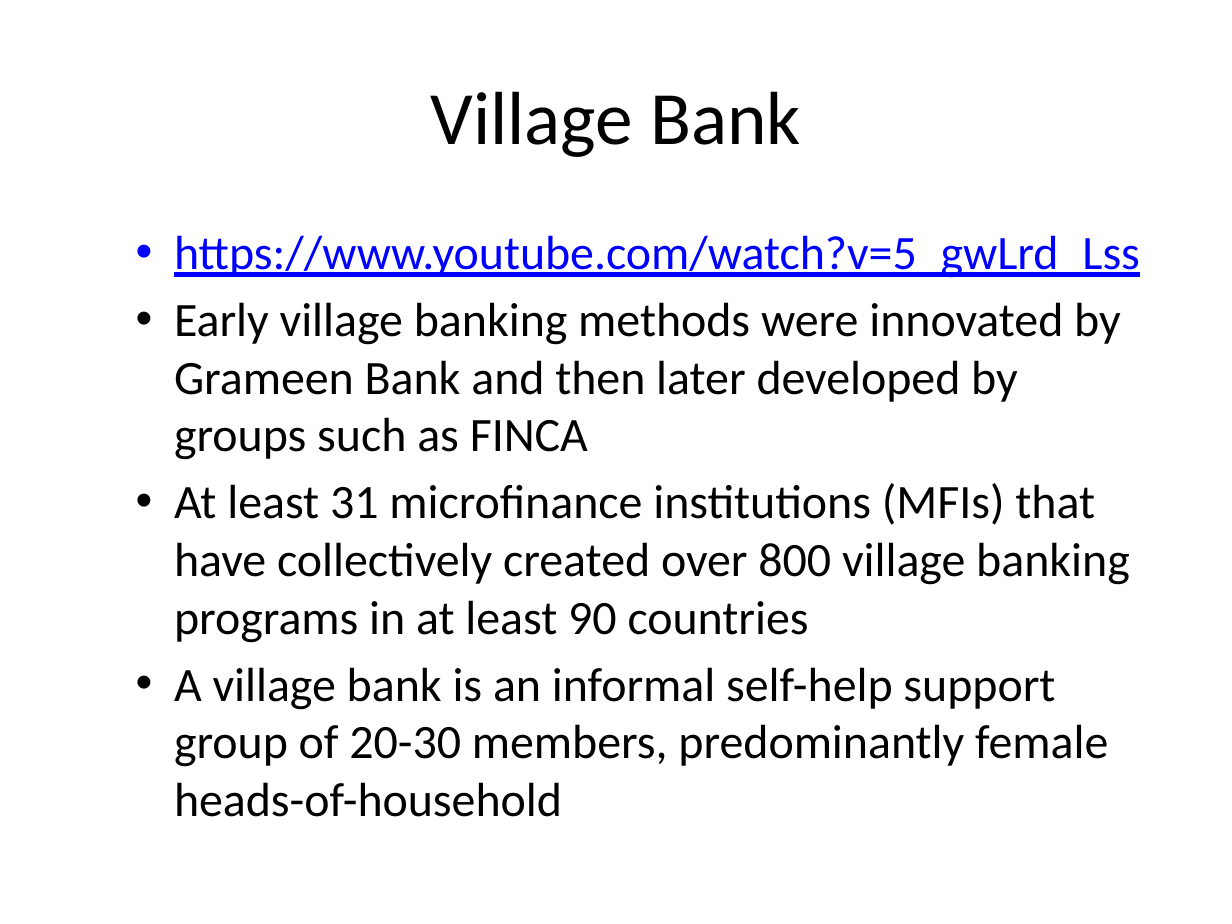
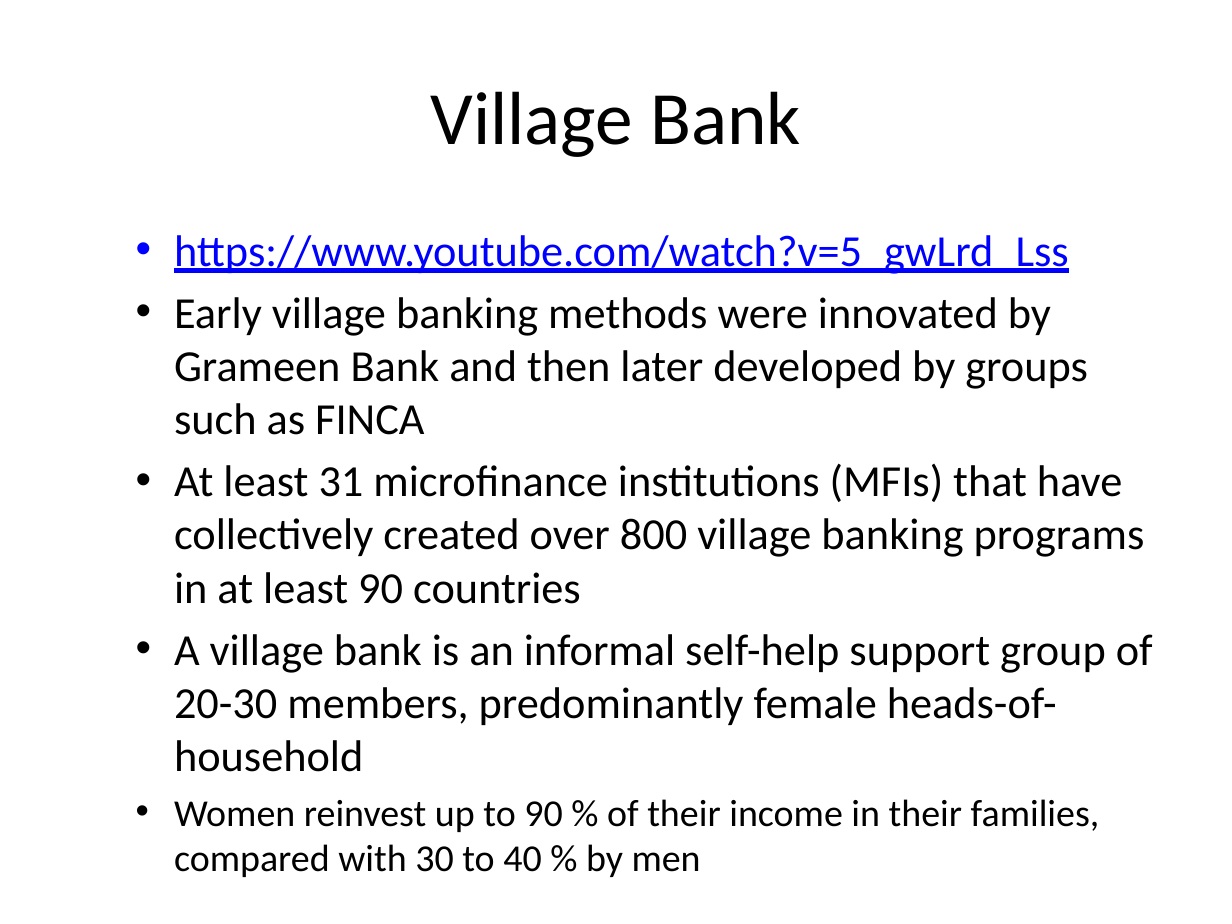
Before and after one commit to huang-pan/village-bank, a slide deck: slide 2 of Village Bank.pptx. Drawn at 1232x924 pixels with LibreOffice and Linux fonts; fonts in the diff are those of the drawing. Boxes give left, top, right and bottom in pixels: in the first picture for what was removed or moved away, otherwise in the second. Text is boxed around its words. In the diff, an @@ line names an element or a change of style, - is before the commit and + after.

```diff
--- a/Village Bank.pptx
+++ b/Village Bank.pptx
@@ text at bbox=[174, 235, 1153, 772]: size 28 to 25.9 pt in "https://www.youtube.com/watch?v=5_gwLrd_Lss", "Early village banking methods were innovated by ...", "At least 31 microfinance institutions (MFIs) that ...", "A village bank is an informal self-help ..." @@
@@ text at bbox=[174, 799, 1100, 832]: paragraph added @@
+  • Women reinvest up to 90 % of their income in their families, compared with 30 to 40 % by men
```
Also in this commit, not shown: 5 other slides changed, 3 slides added, 2 other files.
